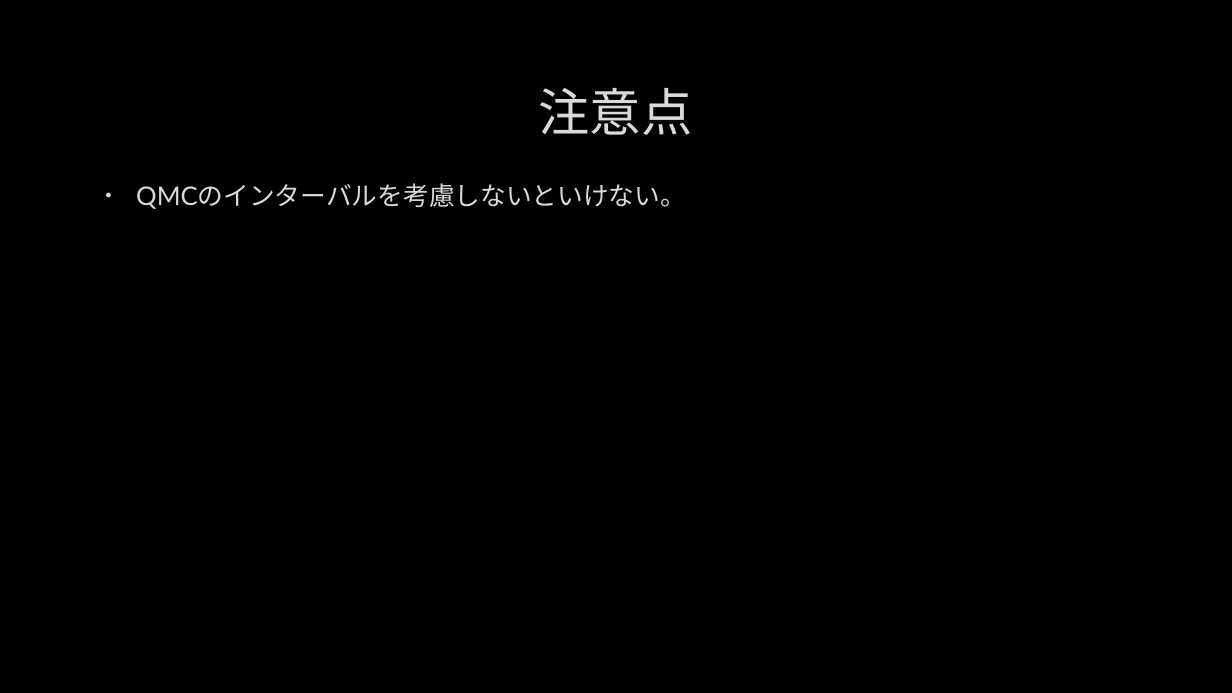
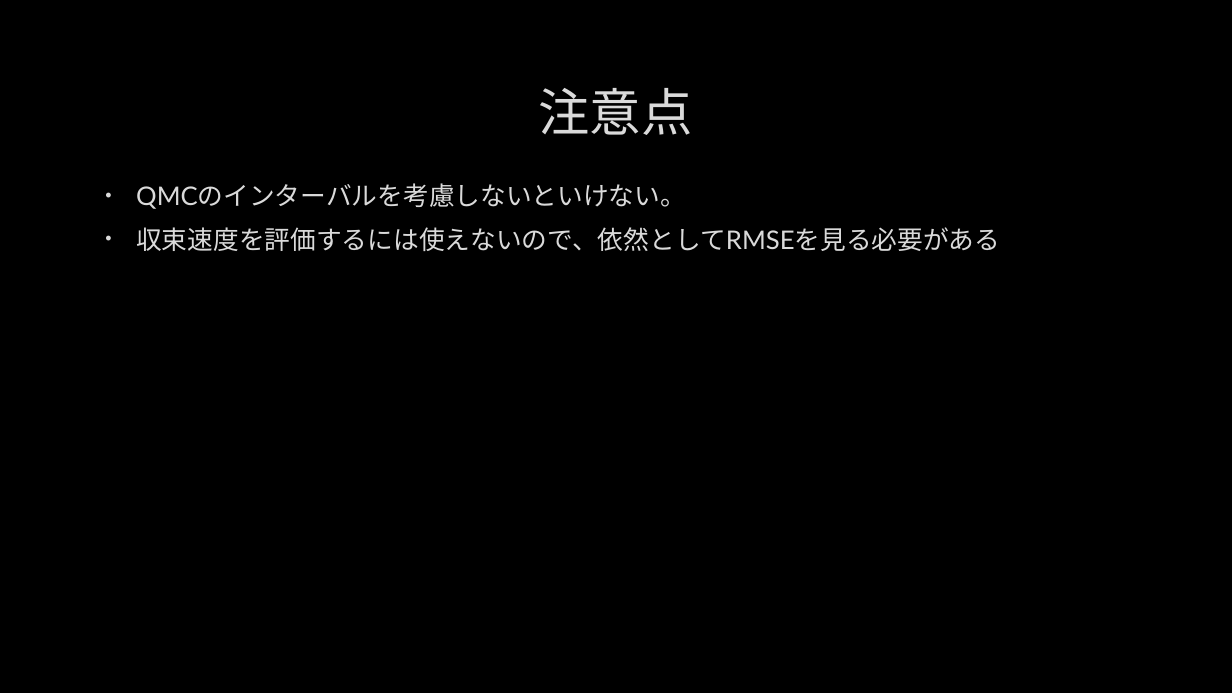
Before and after one commit to ykozw/detecting-bias, a slide deck: slide 18 of detecting_bias_in_monte_carlo_renderers_using_welch’s.pptx (slide 13 before the commit). Drawn at 1232x693 pixels with LibreOffice and Linux fonts; fonts in the diff are those of the drawing; background and template pictures are left out. Boxes give left, top, right and bottom in pixels: in the first picture for what was removed or moved away, otherwise in the second. Text is boxed around its words. In the diff, an @@ line names an element or a change of style, - is before the commit and + after.

```diff
--- a/detecting_bias_in_monte_carlo_renderers_using_welch’s.pptx
+++ b/detecting_bias_in_monte_carlo_renderers_using_welch’s.pptx
@@ text at [136,227,1000,251]: paragraph added @@
+• 収束速度を評価するには使えないので、依然としてRMSEを見る必要がある
```
Also in this commit, not shown: 3 other slides changed, 6 slides added, 1 other file.
